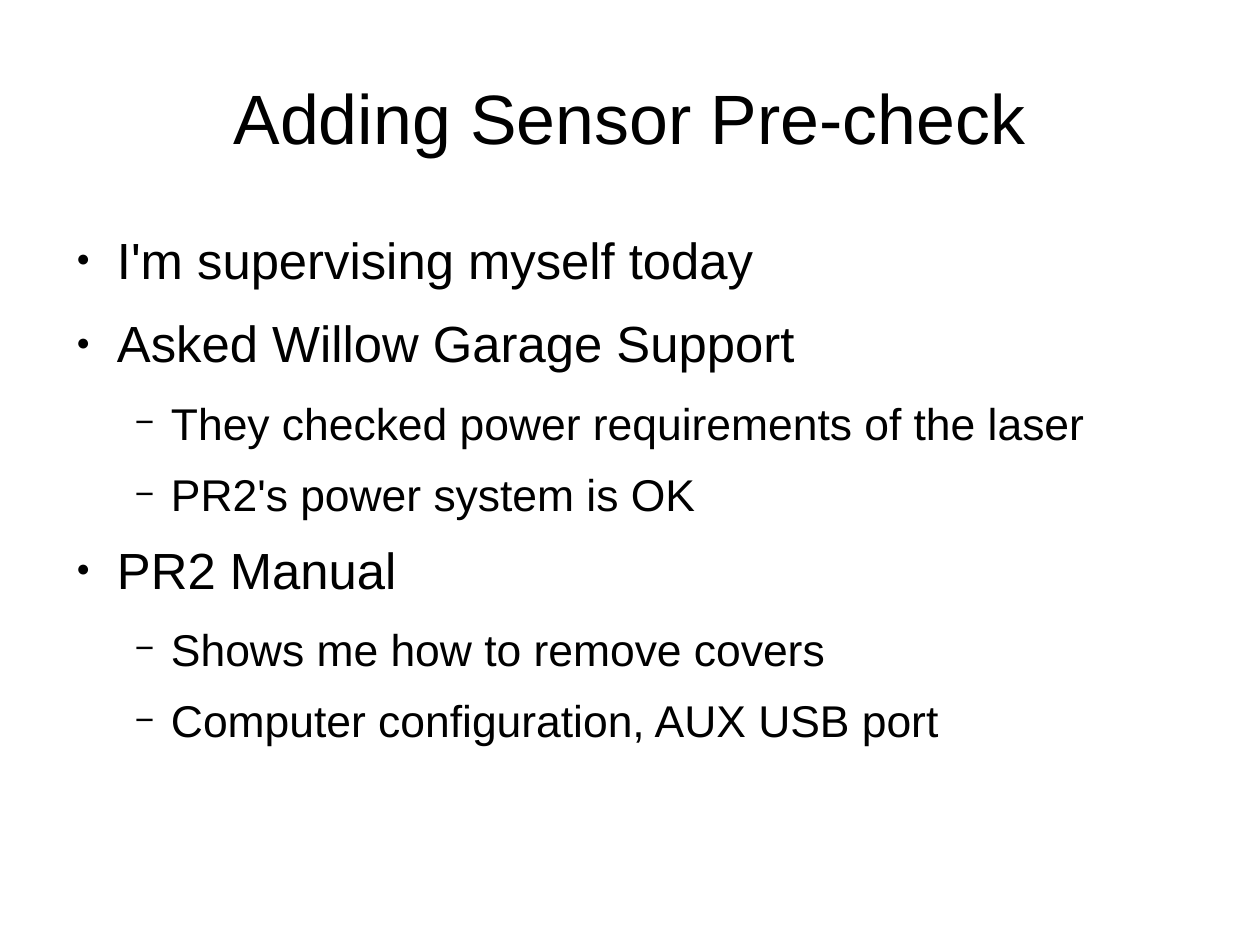
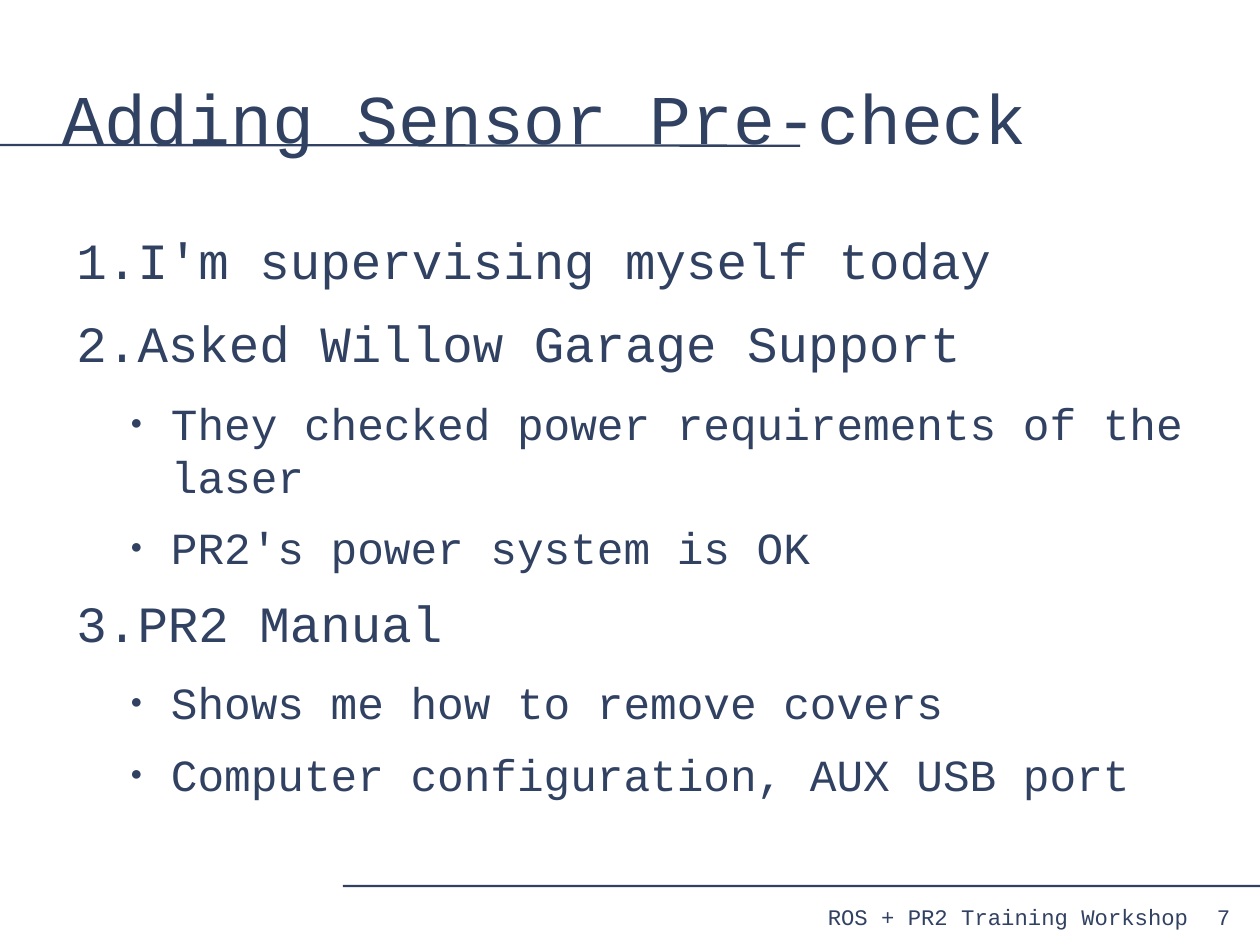
Before and after one commit to PR2/pr2_docs, a slide deck: slide 7 of pr2_training_workshop/modifying_pr2/adding_sensor.odp. Drawn at 1260x945 pixels with LibreOffice and Linux fonts; fonts in the diff are those of the drawing. Boxes give left, top, right and bottom in pixels: in the first picture for what was removed or moved away, otherwise in the second. Text is boxed around its words. In the diff, an @@ line names an element or a change of style, - is before the commit and + after.

```diff
--- a/pr2_training_workshop/modifying_pr2/adding_sensor.odp
+++ b/pr2_training_workshop/modifying_pr2/adding_sensor.odp
@@ title "Adding Sensor Pre-check" at (63,93,1027,159): font Arial to Courier New, text colour #000000 to #314162; alignment centre to left @@
@@ line added from (0, 145) to (800, 145), #314162 1.45 pt @@
@@ text "I'm supervising myself today" at (76,242,1183,801): font Arial to Courier New, text colour #000000 to #314162; bullet ● to 1.; bullet colour #000000 to #314162; bullet − to ● @@
@@ line added from (343, 886) to (1260, 886), #314162 1.45 pt @@
@@ text added at (828,909,1188,930), 14 pt, text #314162 @@
+ROS + PR2 Training Workshop
@@ page number added at (1217,910,1230,925), 14 pt, text #314162 @@
+7
```
Also in this commit, not shown: 14 other slides changed.
